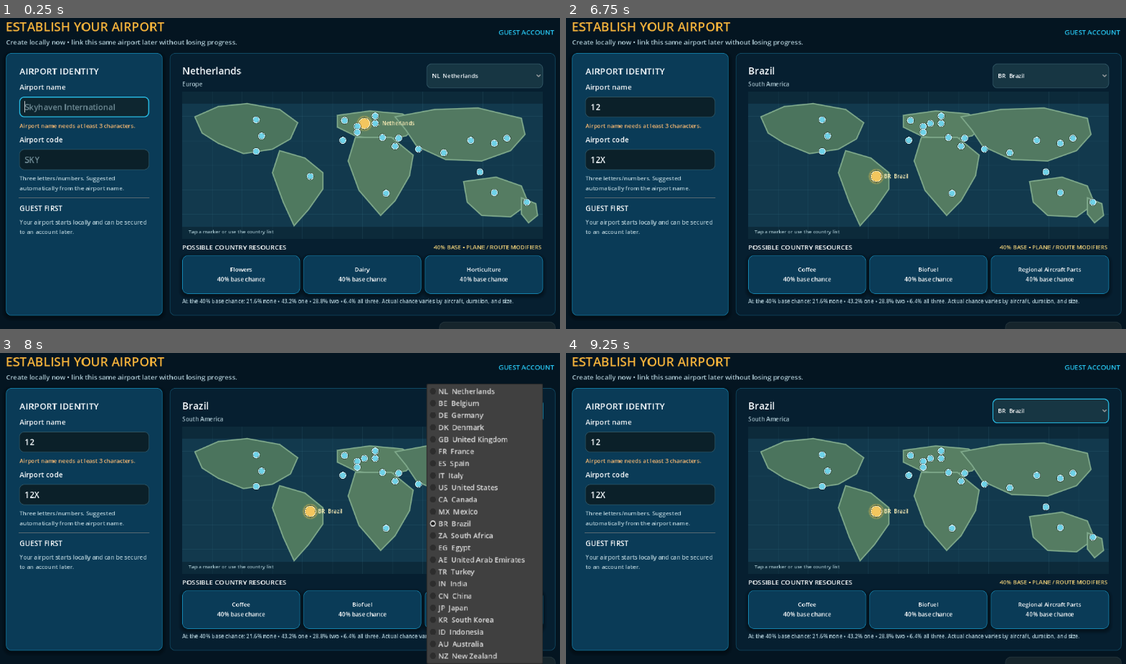
Above: before the commit, frames 1-4 (two rows, left to right).
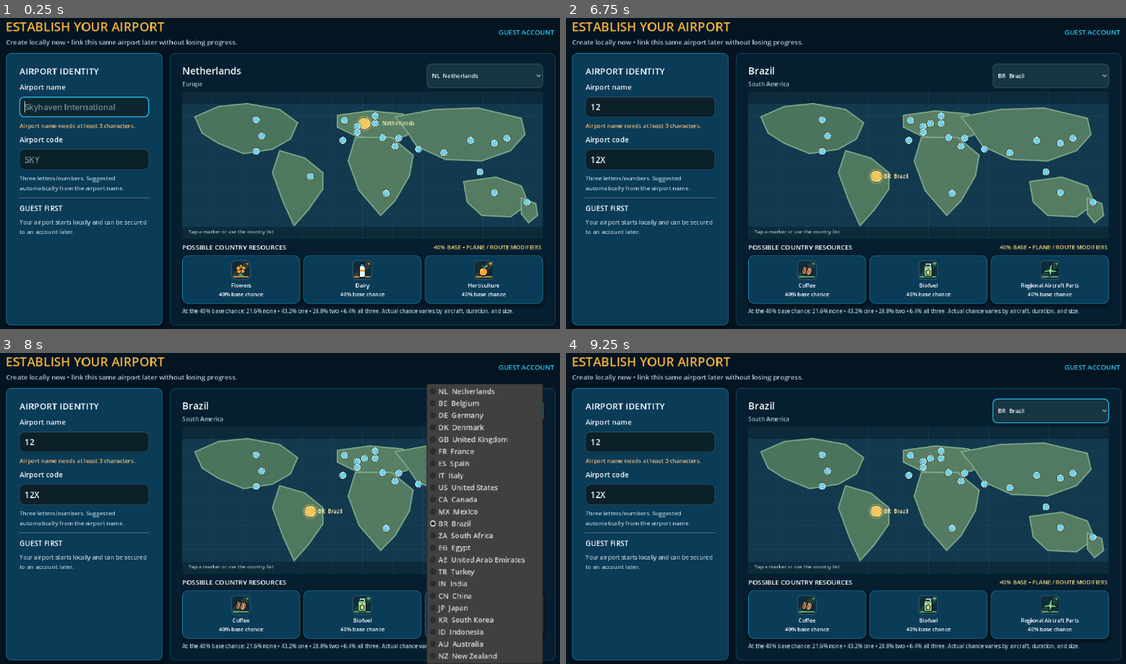
Above: after the commit, the same moments.

Repository: elroynbenjamins/SkyportOnline
Game: Godot game, scene res://src/main/Main.tscn
Same seed, same stepped clock (60 frames per second), same inputs: the game is played once before the commit and once after it.
Inputs (mouse positions are in pixels of both pictures, inside the frame that each line leads up to):
- Up to frame 1 (0.25 s): no input
- Up to frame 2 (6.75 s): click (650, 108) at 0.52 s; type "12" at 0.6 s; click (650, 161) at 0.75 s; type "12" at 0.83 s; click "NL Netherlands" at 1.25 s; tap Enter at 2, 3.5, 5 s; drag from (930, 164) to (902, 98) at 2.02 s; tap Space at 2.75, 4.25, 5.75 s; drag from (734, 185) to (818, 232) at 2.77 s; move the mouse to (902, 98) at 3.52 s; hold Right 3.53-4.25 s; drag from (818, 232) to (672, 120) at 4.27 s; move the mouse to (1019, 217) at 5.02 s; hold Left 5.03-5.75 s; drag from (672, 120) to (762, 89) at 5.77 s; move the mouse to (874, 167) at 6.52 s; hold Down from 6.53 s (still down); click (874, 167) at 6.67 s
- Up to frame 3 (8 s): release Down at 7.25 s; click "BR Brazil" at 7.25 s
- Up to frame 4 (9.25 s): drag from (762, 424) to (734, 520) at 8.02 s; move the mouse to (974, 486) at 8.77 s; hold Up from 8.78 s (still down)

The runs differ from the first frame. In frame 1, 4.8% of the frame differs, in the area x 1-100%, y 77-100%; in frame 2, 4.8%; in frame 3, 3.5%; in frame 4, 4.8%.

Commit message:
Add resource icon previews to home-country selection

Diff:
--- a/src/ui/AirportSetup.gd
+++ b/src/ui/AirportSetup.gd
@@ -11,6 +11,7 @@
 var country_picker: OptionButton
 var country_title: Label
 var country_region: Label
+var resource_icons: Array[TextureRect] = []
 var resource_labels: Array[Label] = []
 var confirm_button: Button
 var create_status: Label
@@ -261,16 +262,30 @@
 	for _index in range(3):
 		var resource_panel := PanelContainer.new()
 		resource_panel.size_flags_horizontal = Control.SIZE_EXPAND_FILL
+		resource_panel.custom_minimum_size = Vector2(0, 96)
 		GameUIStyle.apply_panel(resource_panel, "raised")
 		resources_row.add_child(resource_panel)
 
+		var resource_content := VBoxContainer.new()
+		resource_content.alignment = BoxContainer.ALIGNMENT_CENTER
+		resource_content.add_theme_constant_override("separation", 2)
+		resource_panel.add_child(resource_content)
+
+		var resource_icon := TextureRect.new()
+		resource_icon.custom_minimum_size = Vector2(46, 46)
+		resource_icon.size_flags_horizontal = Control.SIZE_SHRINK_CENTER
+		resource_icon.expand_mode = TextureRect.EXPAND_IGNORE_SIZE
+		resource_icon.stretch_mode = TextureRect.STRETCH_KEEP_ASPECT_CENTERED
+		resource_content.add_child(resource_icon)
+		resource_icons.append(resource_icon)
+
 		var resource_label := Label.new()
-		resource_label.custom_minimum_size = Vector2(0, 66)
+		resource_label.custom_minimum_size = Vector2(0, 40)
 		resource_label.vertical_alignment = VERTICAL_ALIGNMENT_CENTER
 		resource_label.horizontal_alignment = HORIZONTAL_ALIGNMENT_CENTER
 		resource_label.autowrap_mode = TextServer.AUTOWRAP_WORD_SMART
-		resource_label.add_theme_font_size_override("font_size", 13)
-		resource_panel.add_child(resource_label)
+		resource_label.add_theme_font_size_override("font_size", 12)
+		resource_content.add_child(resource_label)
 		resource_labels.append(resource_label)
 
 	var probability_note := Label.new()
@@ -383,12 +398,21 @@
 	for index in range(resource_labels.size()):
 		if index >= resources.size():
 			resource_labels[index].text = ""
+			if index < resource_icons.size():
+				resource_icons[index].texture = null
 			continue
 		var resource: Dictionary = resources[index]
-		resource_labels[index].text = "%s\n40%% base chance\n%s" % [
-			String(resource.get("name", "Resource")),
-			String(resource.get("use", ""))
-		]
+		var resource_id := String(resource.get("id", ""))
+		resource_labels[index].text = "%s\n40%% base chance" % String(
+			resource.get("name", "Resource")
+		)
+		if index < resource_icons.size():
+			resource_icons[index].texture = (
+				ResourceVisualCatalog.texture_for_resource(resource_id)
+			)
+			resource_icons[index].tooltip_text = String(
+				resource.get("name", "Resource")
+			)
 
 	_refresh_validation()
 
